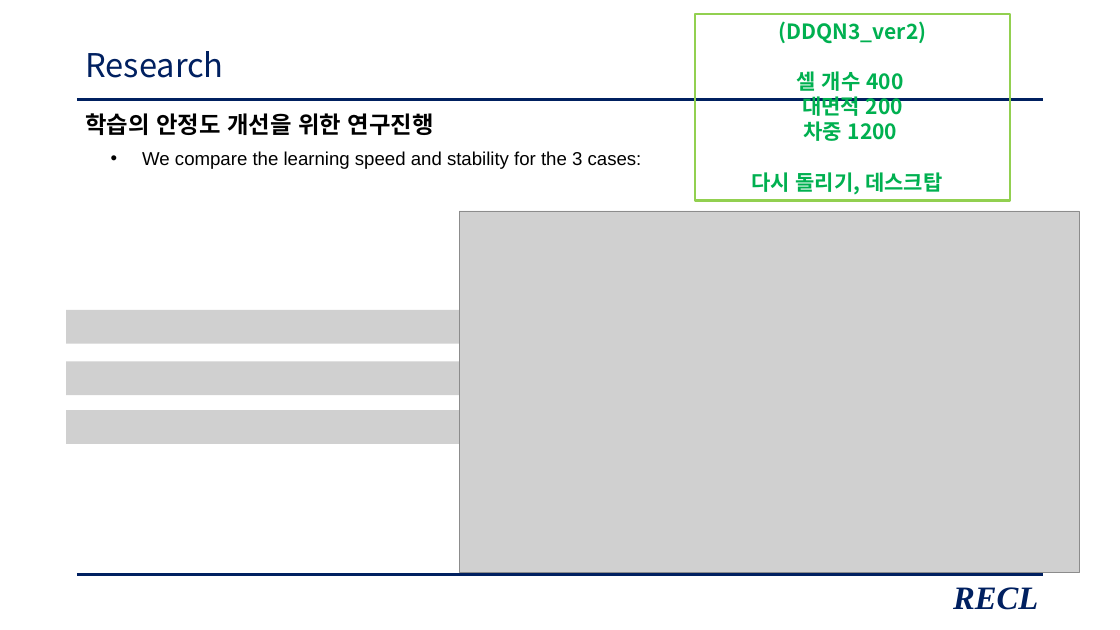
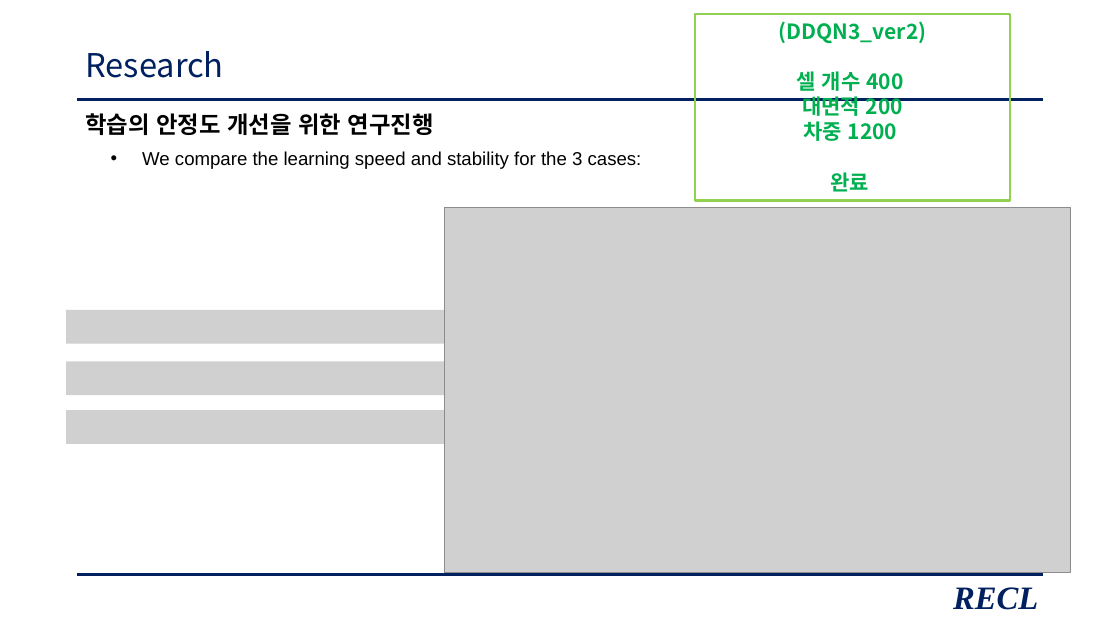
Before and after one commit to zidane89/experiment_essential, a slide deck: slide 14 of 발표자료_중안2.pptx. Drawn at 1120x630 pixels with LibreOffice and Linux fonts; fonts in the diff are those of the drawing; grey boxes stand for pictures. Boxes give left, top, right and bottom in pixels: in the first picture for what was removed or moved away, otherwise in the second. Text is boxed around its words. In the diff, an @@ line names an element or a change of style, - is before the commit and + after.

```diff
--- a/발표자료_중안2.pptx
+++ b/발표자료_중안2.pptx
@@ text in rectangle at box(830, 172, 869, 192): text changed @@
-다시 돌리기, 데스크탑
+완료
@@ picture: place and size @@
-picture at box(459, 211, 1079, 573)
+picture at box(444, 208, 1070, 573)
```
Also in this commit, not shown: 12 other slides changed, 1 slide added.
